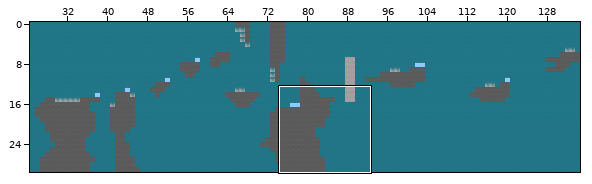
An edit to a level. Tiled map, maps/terceira_fase.tmx. The first picture is a wide view before the edit; the outline marks the close-up.
Close-up. Earlier state:
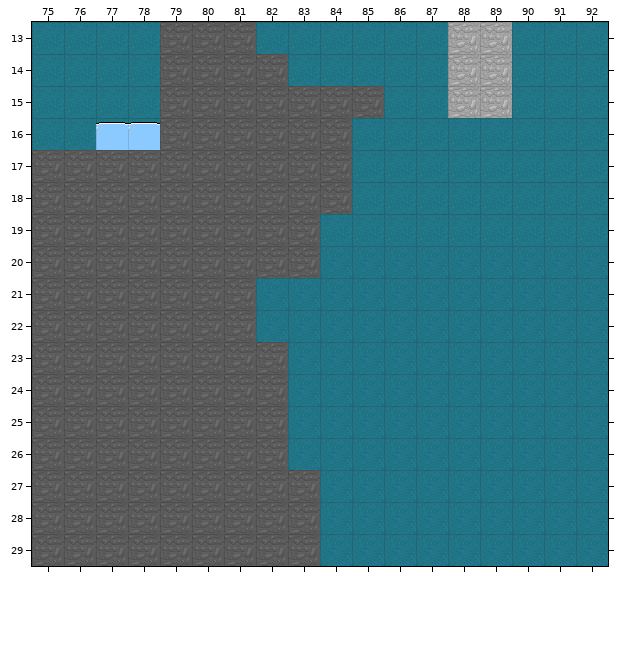
Cells are 32x32 px. Shown: x 75..92, y 13..29. The commit also changed other parts of the map, which this record leaves out.
The same view after the edit:
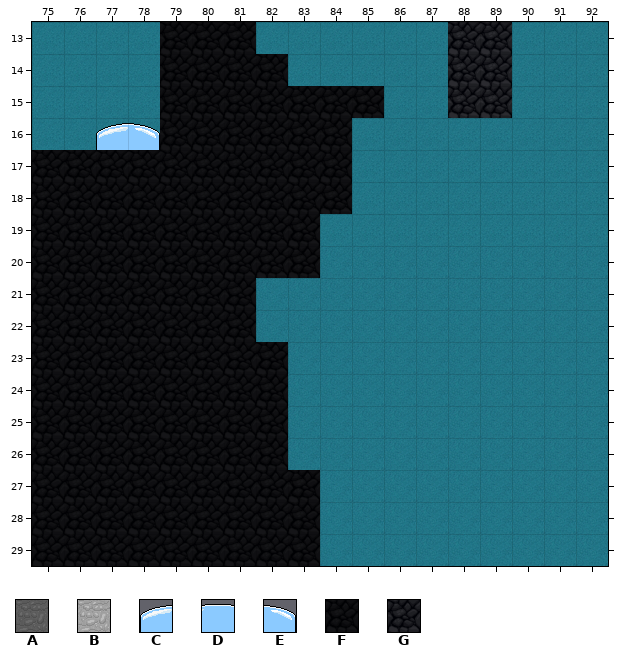
Key: from "Tiles_Fase1": A 17, B 22, C 56, D 57, E 58; from "fase2_tilesset": F 22, G 72.
_ is an empty cell, . an unchanged one.
Change:
--- layer "espinhos"
@@ x 88..89 @@
-13 BB
-14 BB
-15 BB
+13 GG
+14 GG
+15 GG
--- layer "bpulo"
@@ x 77..78 @@
-16 DD
+16 CE
--- layer "floor"
@@ x 75..85 @@
-13 ....AAA....
-14 ....AAAA...
-15 ....AAAAAAA
-16 ....AAAAAA.
-17 AAAAAAAAAA.
-18 AAAAAAAAAA.
-19 AAAAAAAAA..
-20 AAAAAAAAA..
-21 AAAAAAA....
-22 AAAAAAA....
-23 AAAAAAAA...
-24 AAAAAAAA...
-25 AAAAAAAA...
-26 AAAAAAAA...
-27 AAAAAAAAA..
-28 AAAAAAAAA..
-29 AAAAAAAAA..
+13 ....FFF....
+14 ....FFFF...
+15 ....FFFFFFF
+16 ....FFFFFF.
+17 FFFFFFFFFF.
+18 FFFFFFFFFF.
+19 FFFFFFFFF..
+20 FFFFFFFFF..
+21 FFFFFFF....
+22 FFFFFFF....
+23 FFFFFFFF...
+24 FFFFFFFF...
+25 FFFFFFFF...
+26 FFFFFFFF...
+27 FFFFFFFFF..
+28 FFFFFFFFF..
+29 FFFFFFFFF..
Changed places in both close-ups, as pixel boxes (x1, y1, x2, y2):
changed: (32, 22, 384, 566)
changed: (448, 22, 512, 118)
